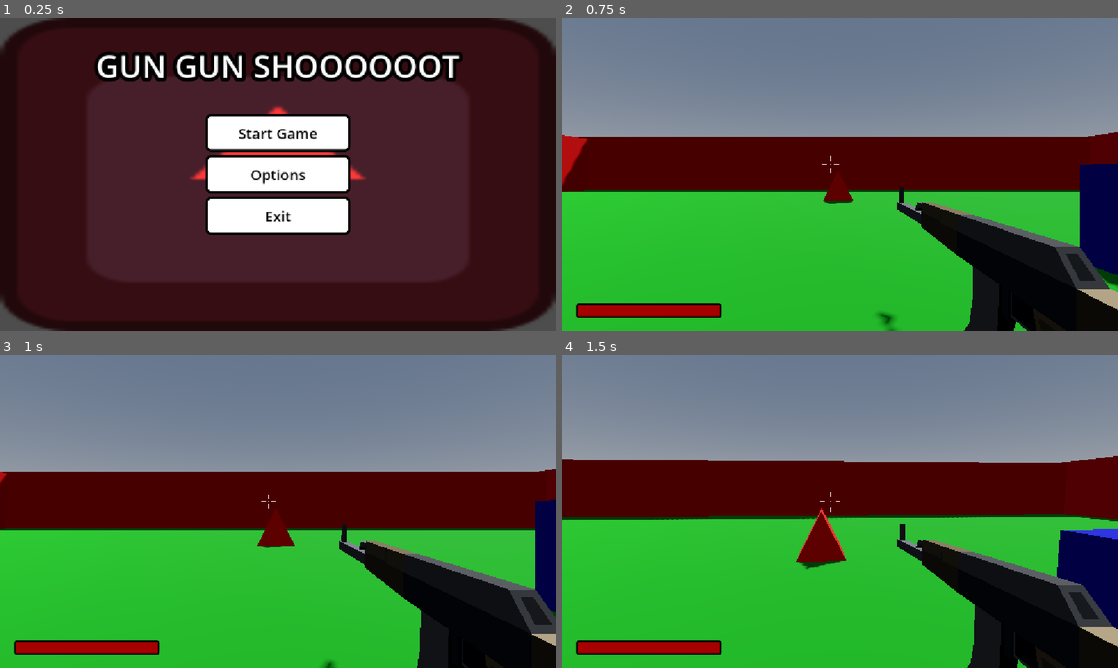
Above: before the commit, frames 1-4 (two rows, left to right).
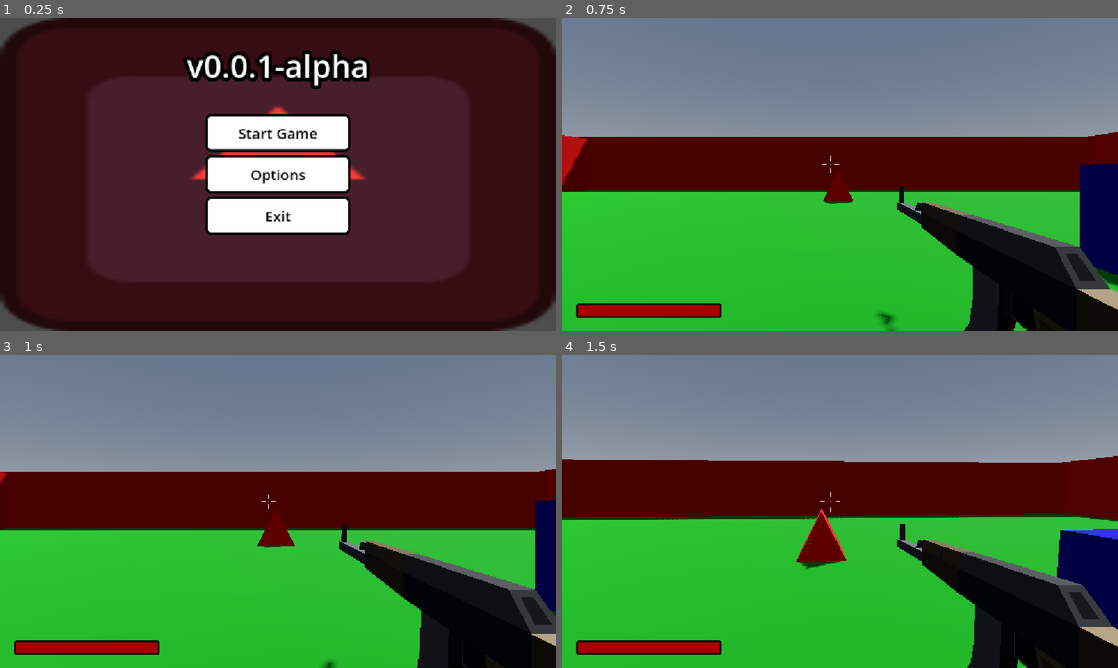
Above: after the commit, the same moments.

Repository: LaMemes10/dreamGame
Game: Godot game, scene res://scenes/mainMenu.tscn
Same seed, same stepped clock (60 frames per second), same inputs: the game is played once before the commit and once after it. The engine's default icon, where the game draws it, is replaced by a stand-in: a white triangle on a blue panel in a dark square.
Inputs (mouse positions are in pixels of both pictures, inside the frame that each line leads up to):
- Up to frame 1 (0.25 s): no input
- Up to frame 2 (0.75 s): click "Start Game" at 0.5 s
- Up to frame 3 (1 s): no input
- Up to frame 4 (1.5 s): tap Enter (ui_accept) at 1.25 s; move the mouse to (867, 511) at 1.27 s; hold W (forward) from 1.28 s (still down); hold C (crouch) from 1.28 s (still down)

The runs differ from the first frame. In frame 1, 4.5% of the frame differs, in the area x 16-84%, y 10-23%; in frame 2, nothing differs; in frame 3, nothing differs; in frame 4, nothing differs.

Commit message:
Updated main menu title

Diff:
--- a/scenes/mainMenu.tscn
+++ b/scenes/mainMenu.tscn
@@ -131,7 +131,7 @@
 theme_override_colors/font_outline_color = Color(0, 0, 0, 1)
 theme_override_constants/outline_size = 30
 theme_override_font_sizes/font_size = 65
-text = "GUN GUN SHOOOOOOT"
+text = "v0.0.1-alpha"
 horizontal_alignment = 1
 vertical_alignment = 1
 
